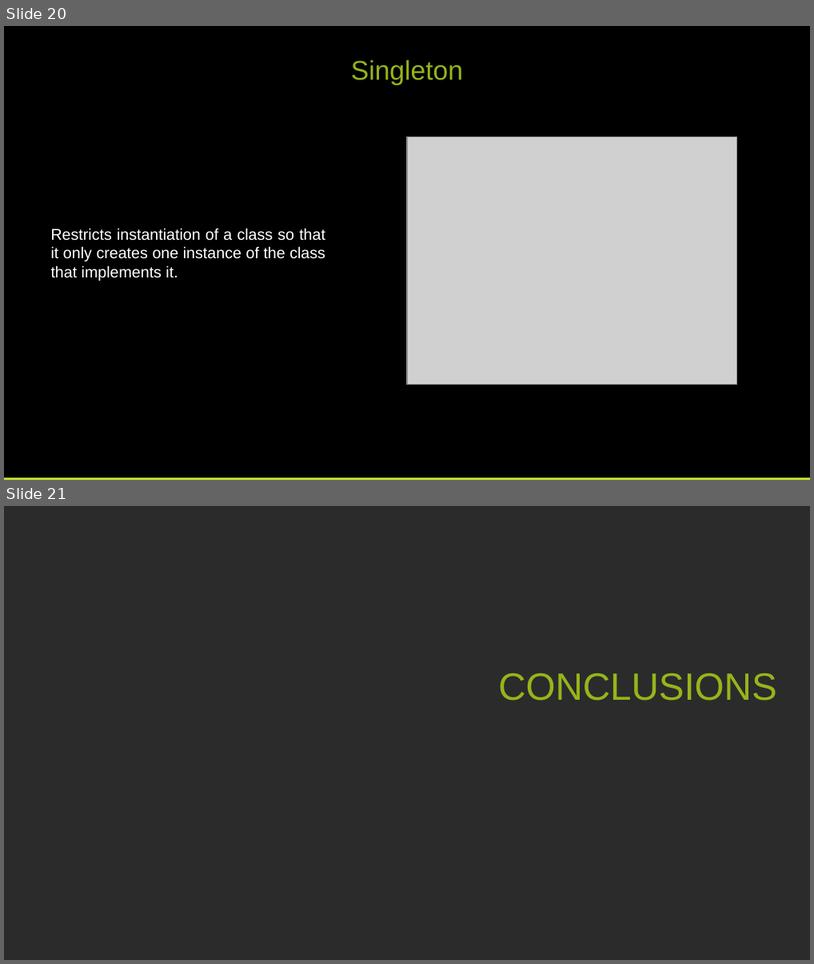
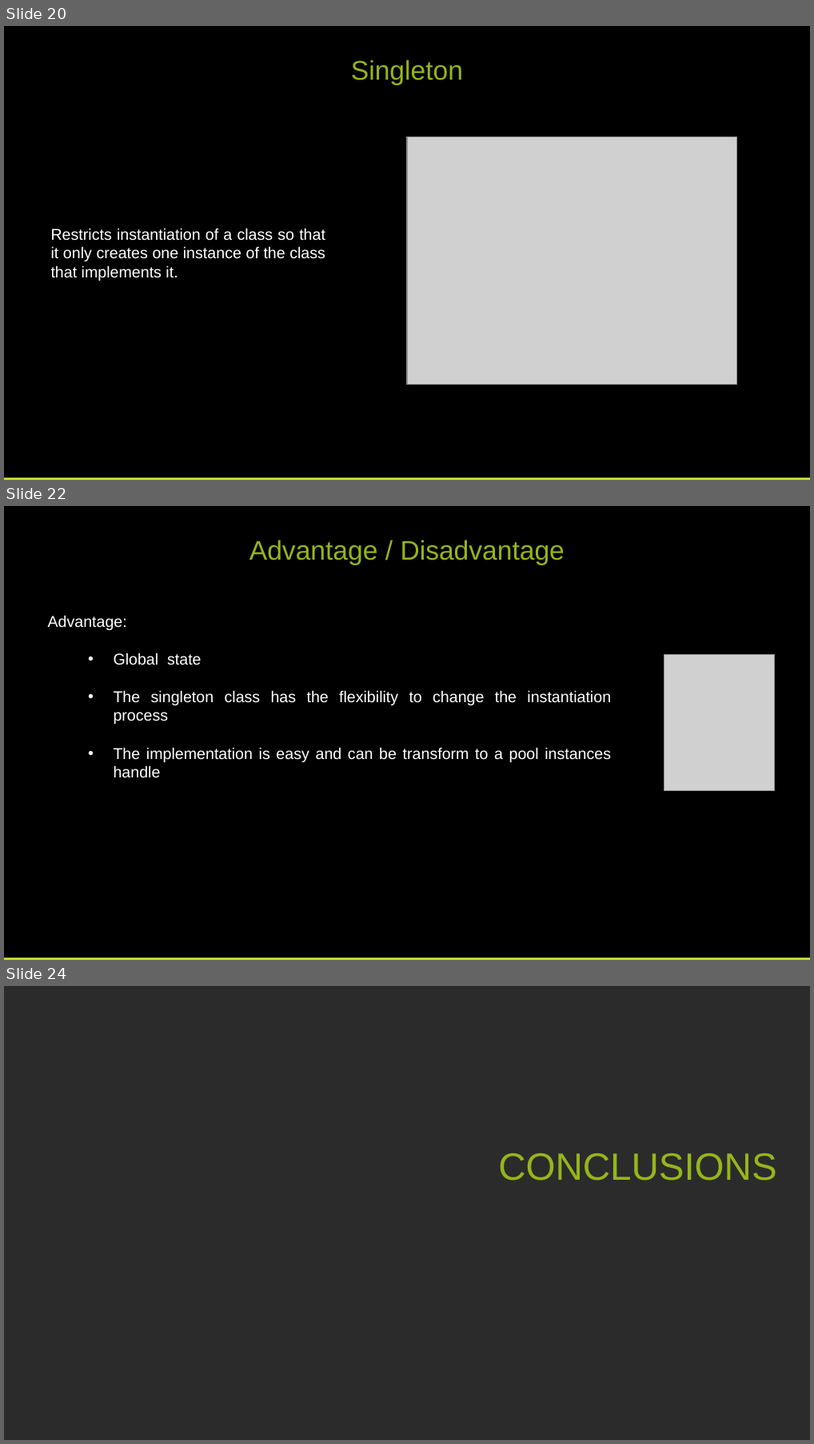
Before and after one commit to pcastellanos/TeamTraining, a slide deck: Design Patterns/Design Patterns.pptx. Shown one above the other, each under a label of ours: slides 20 and 21 before the commit, slides 20, 22 and 24 after it; the slides between them are not shown. The pictures are 814x964 and 814x1444 pixels, drawn with LibreOffice and Linux fonts; fonts in the diff are those of the drawing; grey boxes stand for pictures; background and template pictures are left out; a plain dark background stands for a picture behind light text. Boxes give left, top, right and bottom in pixels: in the first picture for what was removed or moved away, otherwise in the second. Text is boxed around its words. In the diff, an @@ line names an element or a change of style, - is before the commit and + after.

Commit message:
update singleton pattern presentation

```diff
--- a/Design Patterns/Design Patterns.pptx
+++ b/Design Patterns/Design Patterns.pptx
@@ slide 22 added at bbox=[4, 506, 810, 960], background #000000 @@
@@ text added at bbox=[250, 540, 565, 565], 24 pt, text #96B51A @@
+Advantage / Disadvantage
@@ text added at bbox=[48, 615, 611, 778], 14 pt, text #FFFFFF @@
+Advantage:
+  • Global state
+  • The singleton class has the flexibility to change the instantiation process
+  • The implementation is easy and can be transform to a pool instances handle
@@ picture added at bbox=[665, 654, 775, 791] @@
@@ rectangle added at bbox=[4, 957, 810, 960], fill #C1D82F @@
@@ what was slide 21 is now slide 24 @@
```
Also in this commit, not shown: 1 slide changed, 2 other slides added.
